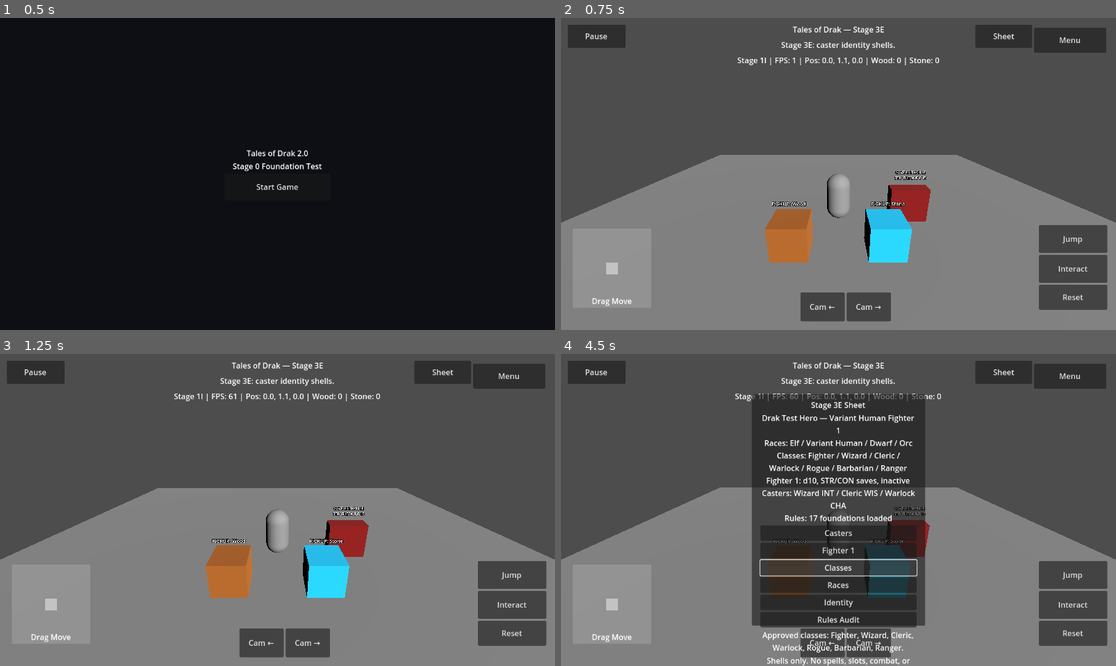
Above: before the commit, frames 1-4 (two rows, left to right).
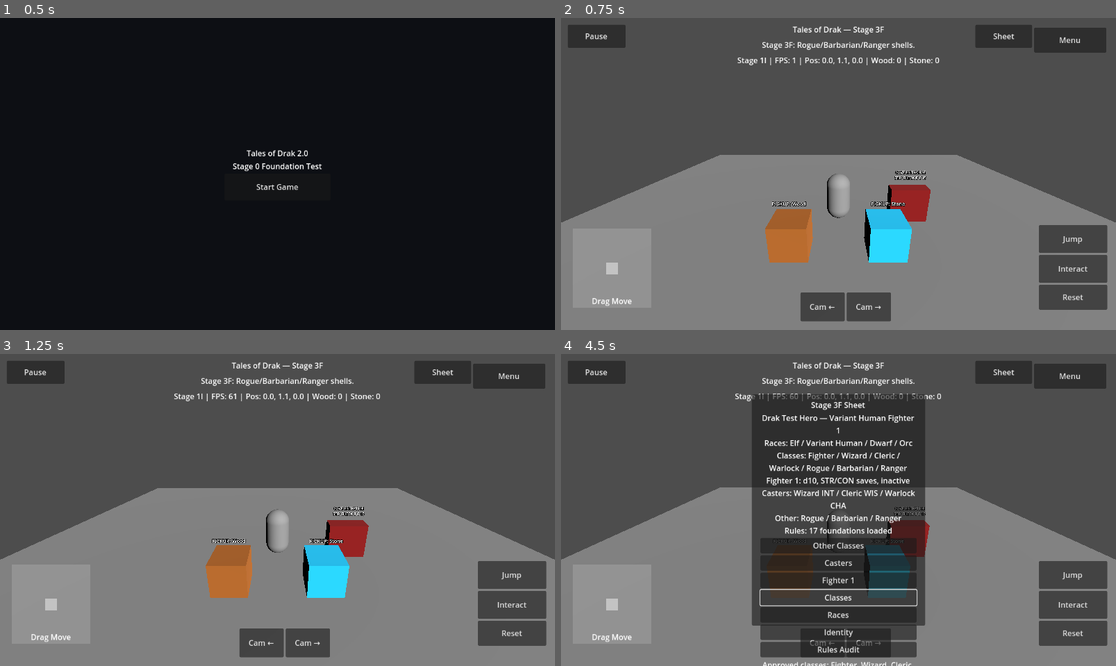
Above: after the commit, the same moments.

Repository: tristanvickery20/Tales-of-Drak-2.0
Game: Godot game, scene res://scenes/main_menu/main_menu.tscn
Two runs of this game, one before a commit and one after it. Both use one fixed random seed, a clock stepped at 60 frames per second and the inputs below.
Inputs (mouse positions are in pixels of both pictures, inside the frame that each line leads up to):
- Up to frame 1 (0.5 s): no input
- Up to frame 2 (0.75 s): click "Start Game" at 0.5 s
- Up to frame 3 (1.25 s): no input
- Up to frame 4 (4.5 s): click "Sheet" at 1.25 s; click (838, 544) at 2 s, where only the run after the commit has a clickable "Other Classes"; click "Casters" at 2.75 s; click "Fighter 1" at 3.5 s; click "Classes" at 4.25 s

Frame 1 is identical in both runs. In frame 2, 0.3% of the frame differs, in the area x 36-64%, y 4-11%; in frame 3, 0.3%; in frame 4, 6.0%, in the area x 35-65%, y 4-100%.

Commit message:
Add Stage 3F other class shell sheet preview

Diff:
--- a/drak/ui/drak_character_sheet_overlay.gd
+++ b/drak/ui/drak_character_sheet_overlay.gd
@@ -16,8 +16,8 @@
 const SPELLCASTING_SCRIPT := preload("res://drak/rules/drak_spellcasting.gd")
 const RULES_MANIFEST_SCRIPT := preload("res://drak/rules/drak_rules_manifest.gd")
 
-const CURRENT_STAGE_TITLE := "Tales of Drak — Stage 3E"
-const CURRENT_STAGE_STATUS := "Stage 3E: caster identity shells."
+const CURRENT_STAGE_TITLE := "Tales of Drak — Stage 3F"
+const CURRENT_STAGE_STATUS := "Stage 3F: Rogue/Barbarian/Ranger shells."
 const CURRENT_LEVEL := 1
 
 const CHARACTER_NAME := "Drak Test Hero"
@@ -102,7 +102,7 @@
 
 	var title := Label.new()
 	title.name = "CharacterSheetTitle"
-	title.text = "Stage 3E Sheet"
+	title.text = "Stage 3F Sheet"
 	title.horizontal_alignment = HORIZONTAL_ALIGNMENT_CENTER
 	title.mouse_filter = Control.MOUSE_FILTER_IGNORE
 	box.add_child(title)
@@ -114,6 +114,14 @@
 	_sheet_text.autowrap_mode = TextServer.AUTOWRAP_WORD_SMART
 	_sheet_text.mouse_filter = Control.MOUSE_FILTER_IGNORE
 	box.add_child(_sheet_text)
+
+	var other_classes_button := Button.new()
+	other_classes_button.name = "PreviewOtherClassShellsButton"
+	other_classes_button.text = "Other Classes"
+	other_classes_button.custom_minimum_size = Vector2(270, 32)
+	other_classes_button.mouse_filter = Control.MOUSE_FILTER_STOP
+	other_classes_button.pressed.connect(_preview_other_class_shells)
+	box.add_child(other_classes_button)
 
 	var caster_button := Button.new()
 	caster_button.name = "PreviewCasterShellsButton"
@@ -176,7 +184,7 @@
 
 	var note := Label.new()
 	note.name = "CharacterSheetNote"
-	note.text = "Shells only. No spells, slots, combat, or features."
+	note.text = "Shells only. No combat, class features, or traits."
 	note.autowrap_mode = TextServer.AUTOWRAP_WORD_SMART
 	note.horizontal_alignment = HORIZONTAL_ALIGNMENT_CENTER
 	note.mouse_filter = Control.MOUSE_FILTER_IGNORE
@@ -191,7 +199,7 @@
 	box.add_child(close_button)
 
 func _get_sheet_text() -> String:
-	return "%s\nRaces: Elf / Variant Human / Dwarf / Orc\nClasses: Fighter / Wizard / Cleric / Warlock / Rogue / Barbarian / Ranger\nFighter 1: d10, STR/CON saves, inactive\nCasters: Wizard INT / Cleric WIS / Warlock CHA\nRules: %d foundations loaded" % [
+	return "%s\nRaces: Elf / Variant Human / Dwarf / Orc\nClasses: Fighter / Wizard / Cleric / Warlock / Rogue / Barbarian / Ranger\nFighter 1: d10, STR/CON saves, inactive\nCasters: Wizard INT / Cleric WIS / Warlock CHA\nOther: Rogue / Barbarian / Ranger\nRules: %d foundations loaded" % [
 		_get_character_identity_summary(),
 		17,
 	]
@@ -212,6 +220,9 @@
 func _hide_sheet() -> void:
 	_sheet_panel.visible = false
 
+func _preview_other_class_shells() -> void:
+	_check_result_text.text = "Other shells: Rogue, Barbarian, Ranger. No Rage/Sneak Attack/Ranger magic yet."
+
 func _preview_caster_shells() -> void:
 	_check_result_text.text = "Caster shells: Wizard INT, Cleric WIS, Warlock CHA. No spells/slots yet."
 
@@ -259,6 +270,6 @@
 
 func _replace_stage_text(text: String) -> String:
 	var updated := text
-	for stage_name in ["Stage 11", "Stage 1I", "Stage 1E", "Sta …(254 unchanged characters)…  3A", "Stage 3B", "Stage 3C", "Stage 3D"]:
-		updated = updated.replace(stage_name, "Stage 3E")
+	for stage_name in ["Stage 11", "Stage 1I", "Stage 1E", "Sta …(254 unchanged characters)…  3A", "Stage 3B", "Stage 3C", "Stage 3D", "Stage 3E"]:
+		updated = updated.replace(stage_name, "Stage 3F")
 	return updated
